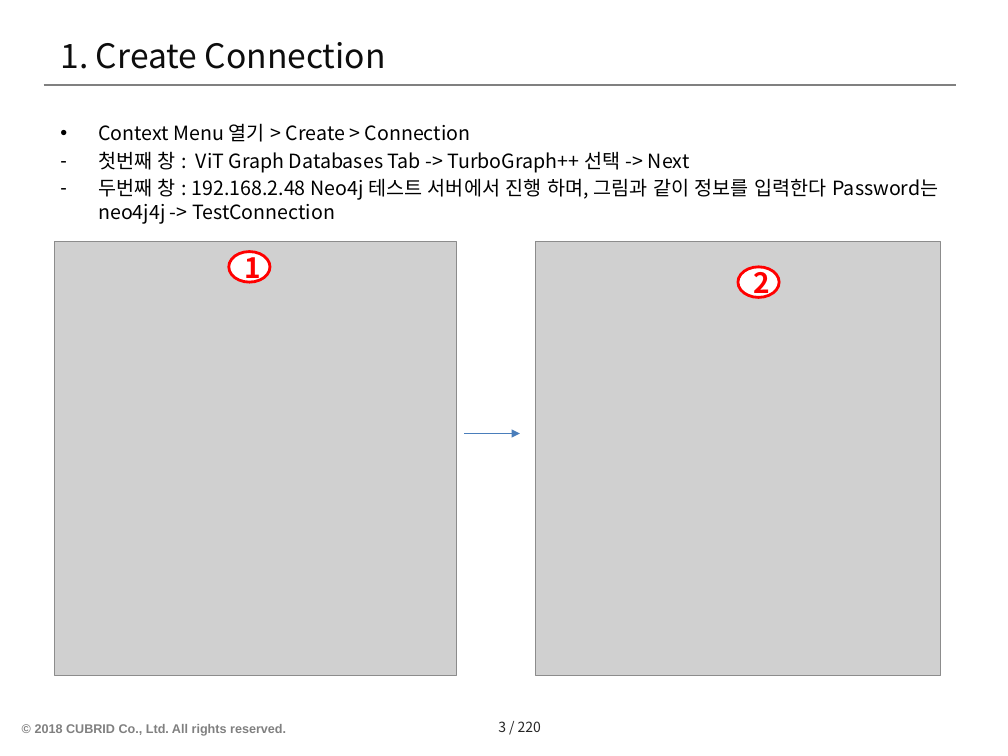
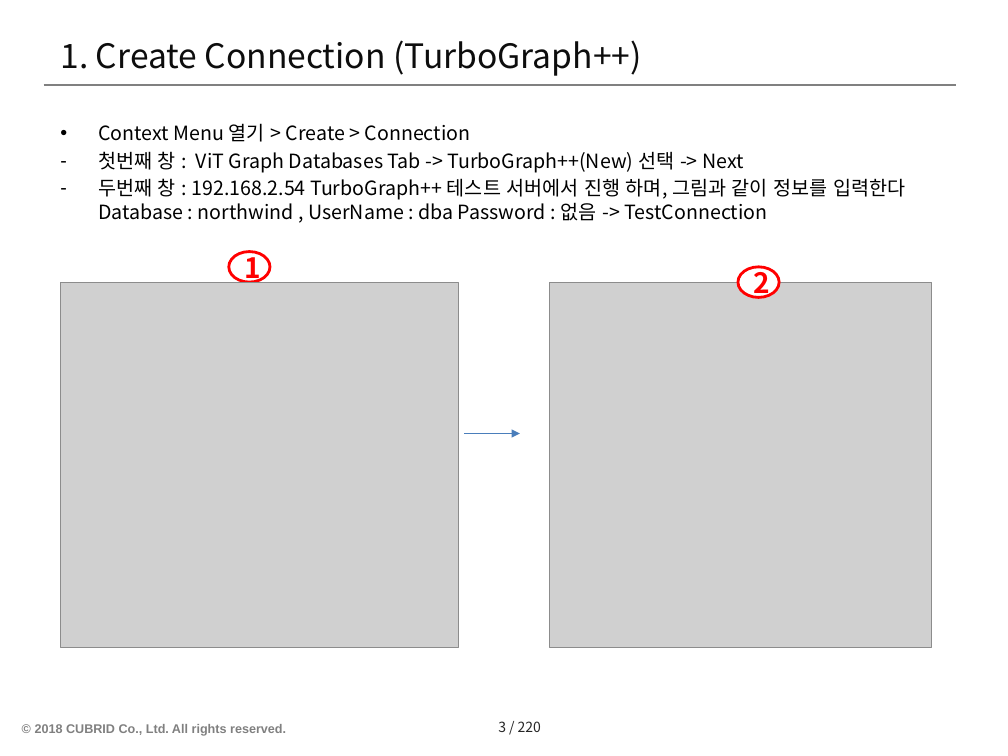
Before and after one commit to postech-dblab-iitp/visual-tool, a slide deck: slide 4 of ViT_docs/Test scenario-ViT/No.1-연결탐색기(Database Navigator).pptx. Drawn at 1008x756 pixels with LibreOffice and Linux fonts; fonts in the diff are those of the drawing; grey boxes stand for pictures; background and template pictures are left out. Boxes give left, top, right and bottom in pixels: in the first picture for what was removed or moved away, otherwise in the second. Text is boxed around its words. In the diff, an @@ line names an element or a change of style, - is before the commit and + after.

Commit message:
[GT-120] 3차년도 Unit Test 시나리오 작성 및 테스트 (#98)
http://jira.iitp.cubrid.org/browse/GT-120

- 3차년도 추가 기능 Test 시나리오 작성
- 테스트 문제 수정
-- 3-2 시각화 결과 수정 테스트시 정점 삭제 후 다시 생성한 후 다시 삭제 할 때 정점만 사라지는 문제 수정

```diff
--- a/ViT_docs/Test scenario-ViT/No.1-연결탐색기(Database Navigator).pptx
+++ b/ViT_docs/Test scenario-ViT/No.1-연결탐색기(Database Navigator).pptx
@@ title at <box>60,40,641,76</box>: text changed @@
-1. Create Connection
+1. Create Connection (TurboGraph++)
@@ text at <box>98,151,905,221</box>: text changed @@
-– 첫번째 창 : ViT Graph Databases Tab -> TurboGraph++ 선택 -> Next
-– 두번째 창 : 192.168.2.48 Neo4j 테스트 서버에서 진행 하며, 그림과 같이 정보를 입력한다 Password는 neo4j4j -> TestConnection
+– 첫번째 창 : ViT Graph Databases Tab -> TurboGraph++(New) 선택 -> Next
+– 두번째 창 : 192.168.2.54 TurboGraph++ 테스트 서버에서 진행 하며, 그림과 같이 정보를 입력한다 Database : northwind , UserName : dba Password : 없음 -> TestConnection
@@ picture: place and size @@
-picture at <box>54,242,456,675</box>
+picture at <box>60,283,459,648</box>
@@ picture: place and size @@
-picture at <box>535,242,940,675</box>
+picture at <box>549,282,931,647</box>
```
Also in this commit, not shown: 9 other slides changed, 5 other files.
